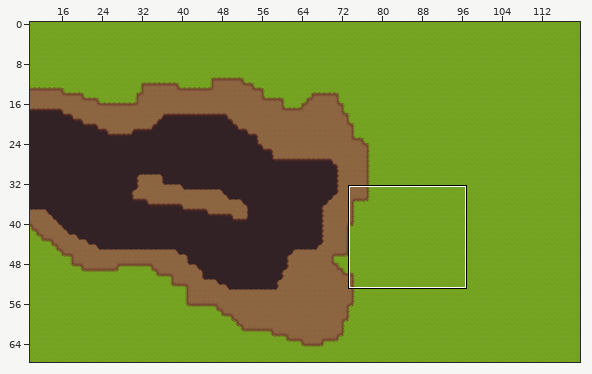
Two versions of a level (Tiled map (JSON), assets/maps/south-east.json). Above, an overview of the earlier version with the close-up marked.
Close-up. Earlier state:
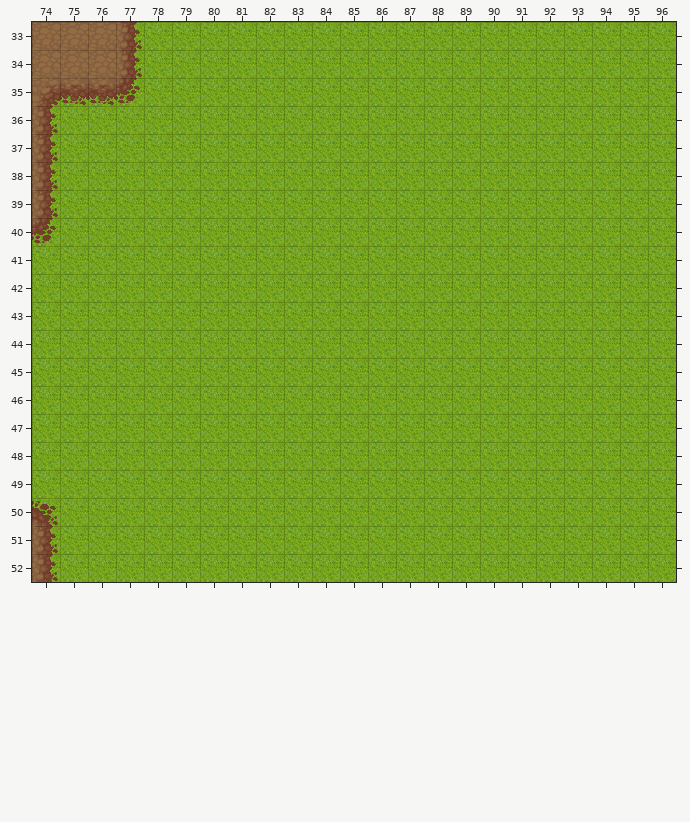
Cells are 32x32 px. Shown: x 74..96, y 33..52. The commit also changed other parts of the map, which this record leaves out.
New version:
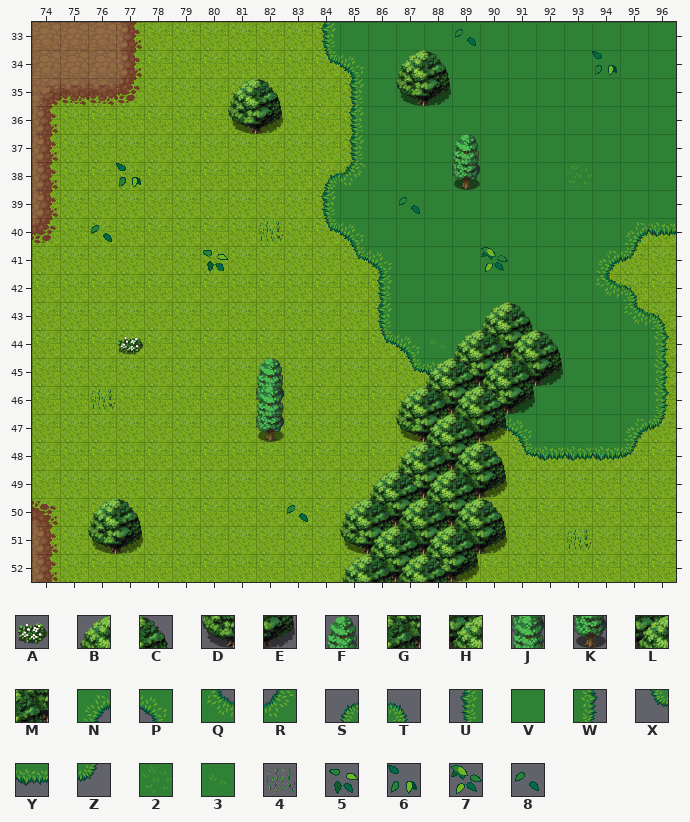
Key: from "freetileset": A 1348, B 1350, C 1351, D 1382, E 1383, F 1413, G 1414, H 1415, J 1444, K 1445, L 1446, M 1447; from "terrain": N 127, P 128, Q 148, R 149, S 168, T 170, U 189, V 190, W 191, X 210, Y 211, Z 212, 2 232, 3 233, 4 246, 5 393, 6 414, 7 435, 8 456.
_ is an empty cell, . an unchanged one.
Change:
--- layer "Ground2"
@@ x 84..96 @@
-33 _____________
-34 _____________
-35 .____________
-36 .____________
-37 .____________
-38 _________.___
-39 _____________
-40 _____________
-41 .___________.
-42 ..__________.
-43 ..___________
-44 ..__.________
-45 ...__________
-46 .....________
-47 ......_______
-48 ......._____.
+33 UVVVVVVVVVVVV
+34 XPVVVVVVVVVVV
+35 .UVVVVVVVVVVV
+36 .UVVVVVVVVVVV
+37 .UVVVVVVVVVVV
+38 SRVVVVVVV.VVV
+39 UVVVVVVVVVVVV
+40 XPVVVVVVVVVNY
+41 .XPVVVVVVVNZ.
+42 ..UVVVVVVVQT.
+43 ..UVVVVVVVVQT
+44 ..XP.VVVVVVVW
+45 ...XYPVVVVVVW
+46 .....XPVVVVVW
+47 ......XPVVVNZ
+48 .......XYYYZ.
--- layer "Ground3"
@@ x 81..88 @@
-35 ......__
-36 __......
+35 ......DE
+36 DE......
@@ x 89..89 @@
-38 _
+38 K
@@ x 76..92 @@
-44 ..............__.
-45 .............____
-46 ......_.....____.
-47 ......_....____..
-48 ............__...
-49 ...........____..
-50 ..........____...
-51 __.......______..
-52 ..........____...
+44 ..............GH.
+45 .............DLME
+46 ......J.....GHDE.
+47 ......K....DLME..
+48 ............GH...
+49 ...........DLME..
+50 ..........GHGH...
+51 DE.......DLMLME..
+52 ..........GHDE...
--- layer "Mask"
@@ x 89..94 @@
-33 _.....
-34 ....._
+33 8.....
+34 .....6
@@ x 76..93 @@
-38 ._..............._
-39 ..........._......
-40 _....._...........
-41 ...._........._...
+38 .6...............2
+39 ...........8......
+40 8.....4...........
+41 ....5.........7...
@@ x 77..88 @@
-44 _.........._
+44 A..........3
@@ x 76..76 @@
-46 _
+46 4
@@ x 83..93 @@
-50 _..........
-51 .........._
+50 8..........
+51 ..........4
--- layer "Fringe"
@@ x 81..88 @@
-34 ......__
-35 __......
+34 ......BC
+35 BC......
@@ x 89..89 @@
-37 _
+37 F
@@ x 82..92 @@
-43 ........__.
-44 ......._.._
-45 _.....__...
-46 ....._.._..
+43 ........BC.
+44 .......B..C
+45 F.....BC...
+46 .....B..C..
@@ x 76..90 @@
-48 ..........._.._
-49 ..........__...
-50 __......._...._
+48 ...........B..C
+49 ..........BC...
+50 BC.......B....C
@@ x 85..88 @@
-52 _.._
+52 B..C
